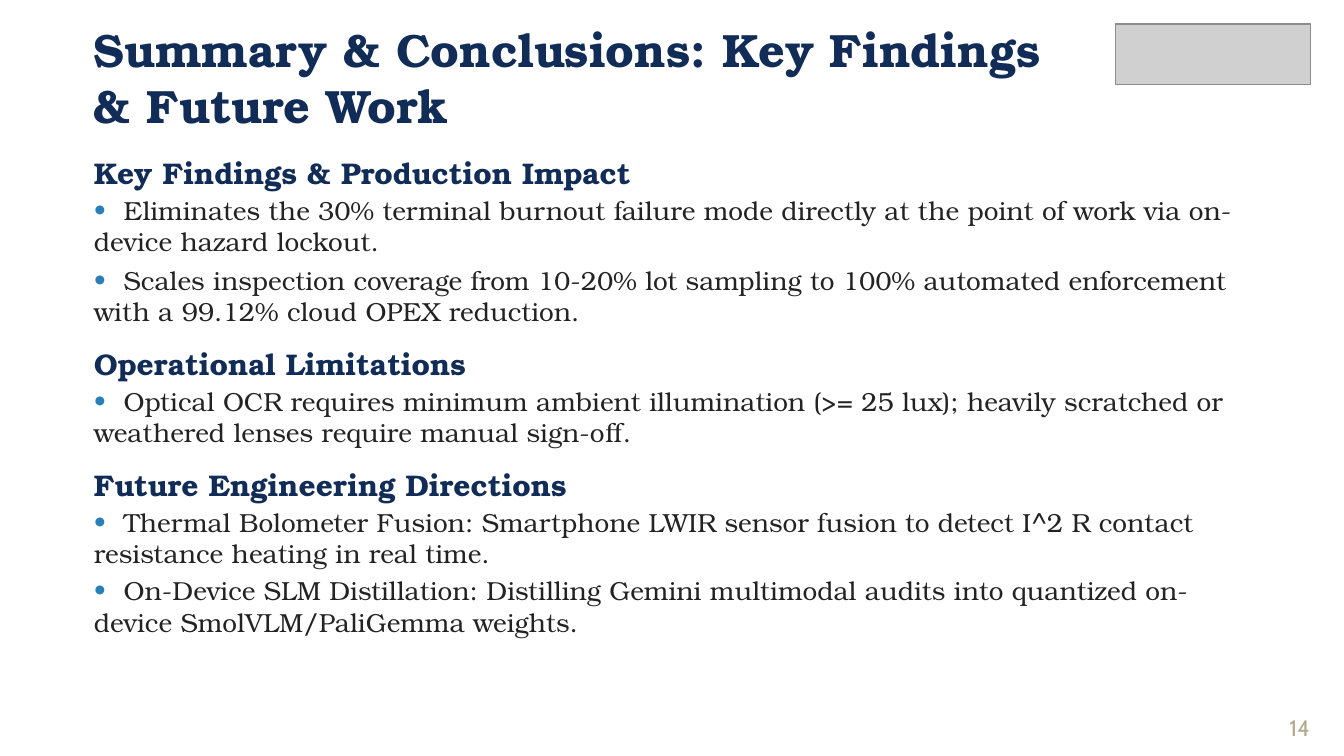
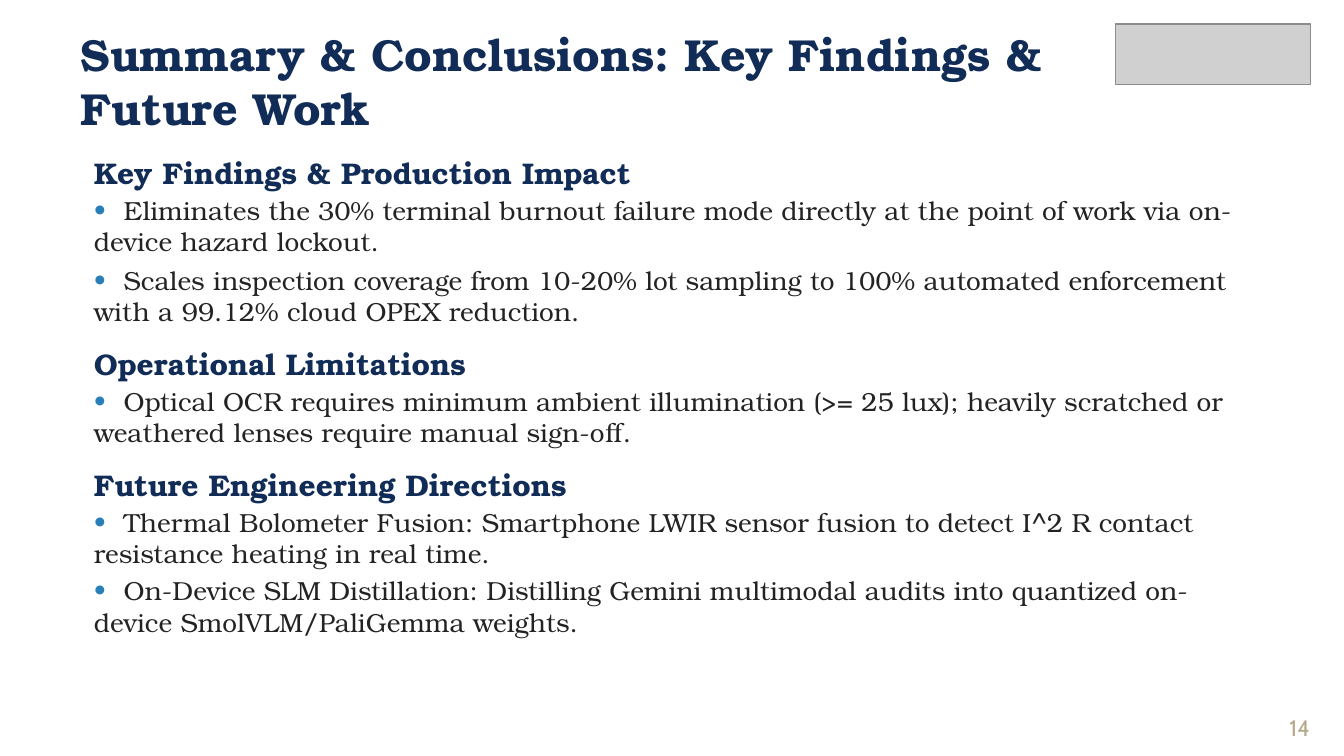
Before and after one commit to frankmathewsajan/psychic-spark, a slide deck: slide 14 of docs/presentation/Capstone_Final_Review_Presentation.pptx. Drawn at 1344x756 pixels with LibreOffice and Linux fonts; fonts in the diff are those of the drawing; grey boxes stand for pictures; background and template pictures are left out. Boxes give left, top, right and bottom in pixels: in the first picture for what was removed or moved away, otherwise in the second. Text is boxed around its words. In the diff, an @@ line names an element or a change of style, - is before the commit and + after.

Commit message:
fix(report-presentation): calibrate certificate spacing, prevent biodata address hyphenation, constrain benchmark table, and expand presentation headers

```diff
--- a/docs/presentation/Capstone_Final_Review_Presentation.pptx
+++ b/docs/presentation/Capstone_Final_Review_Presentation.pptx
@@ text "Summary & Conclusions: Key Findings ..." moved from (x1=94, y1=31, x2=1040, y2=124) to (x1=81, y1=36, x2=990, y2=126) @@
@@ text "Summary & Conclusions: Key Findings ..." at (x1=81, y1=36, x2=990, y2=126): size 25 to 24 pt @@
```
Also in this commit, not shown: 13 other slides changed, 8 other files.
